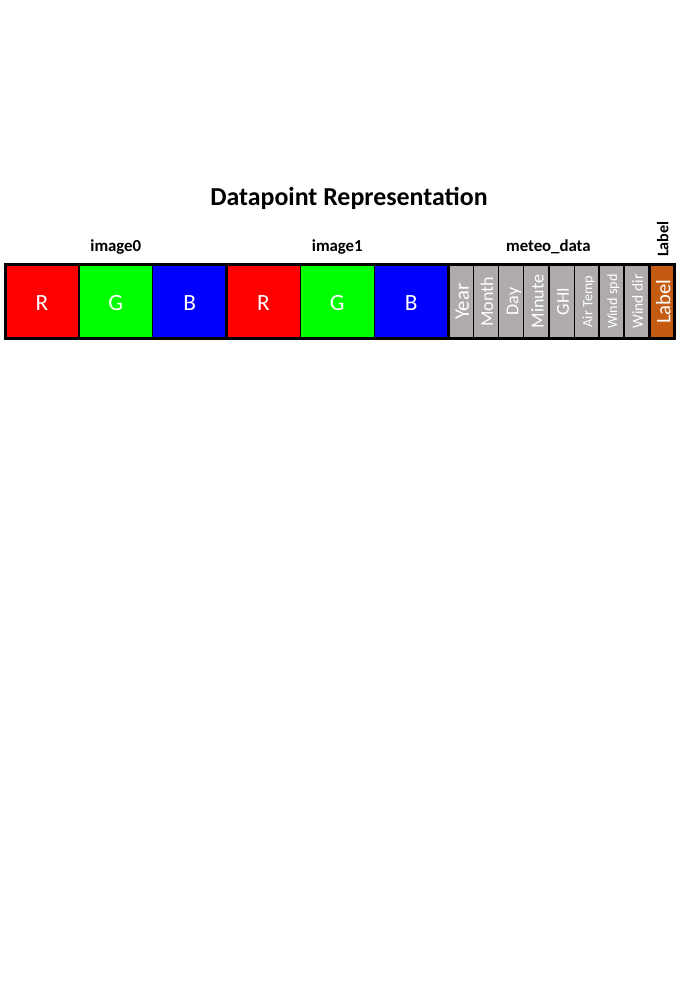
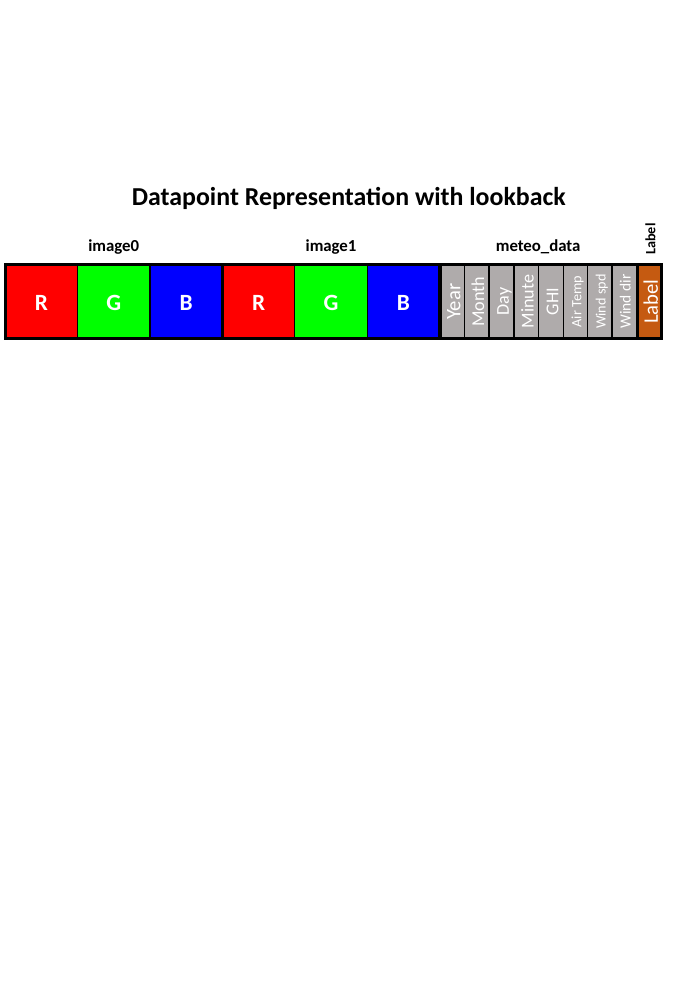
Before and after one commit to CS-433/ml-project-2-lapd, a slide deck: slide 1 of schematic/Model-schematics-1.pptx. Drawn at 698x1008 pixels with LibreOffice and Linux fonts; fonts in the diff are those of the drawing. Boxes give left, top, right and bottom in pixels: in the first picture for what was removed or moved away, otherwise in the second. Text is boxed around its words. In the diff, an @@ line names an element or a change of style, - is before the commit and + after.

```diff
--- a/schematic/Model-schematics-1.pptx
+++ b/schematic/Model-schematics-1.pptx
@@ text "Label" at [642,227,659,253]: size 12.5 to 11 pt @@
@@ title at [132,187,565,209]: text changed @@
-Datapoint Representation
+Datapoint Representation with lookback
@@ rectangle: place and size @@
-rectangle at [5,265,226,339]
+rectangle at [5,265,221,339]
@@ rectangle: place and size @@
-rectangle at [226,265,448,339]
+rectangle at [222,265,439,339]
@@ bold on in 6 elements at [5,265,77,339], [77,265,150,339], [150,265,222,339], [222,265,295,339], [295,265,368,339], [368,265,440,339] @@
@@ 4 rectangles, 1 text: place and size @@
-4 rectangles, 1 text at [153,239,448,339]
+4 rectangles, 1 text at [150,239,440,339]
@@ 8 rectangles, 1 text: place and size @@
-8 rectangles, 1 text at [448,239,650,339]
+8 rectangles, 1 text at [439,239,638,339]
@@ 2 rectangles, 1 text: place and size @@
-2 rectangles, 1 text at [624,225,675,339]
+2 rectangles, 1 text at [611,227,662,339]
```
Also in this commit, not shown: 1 slide added.
